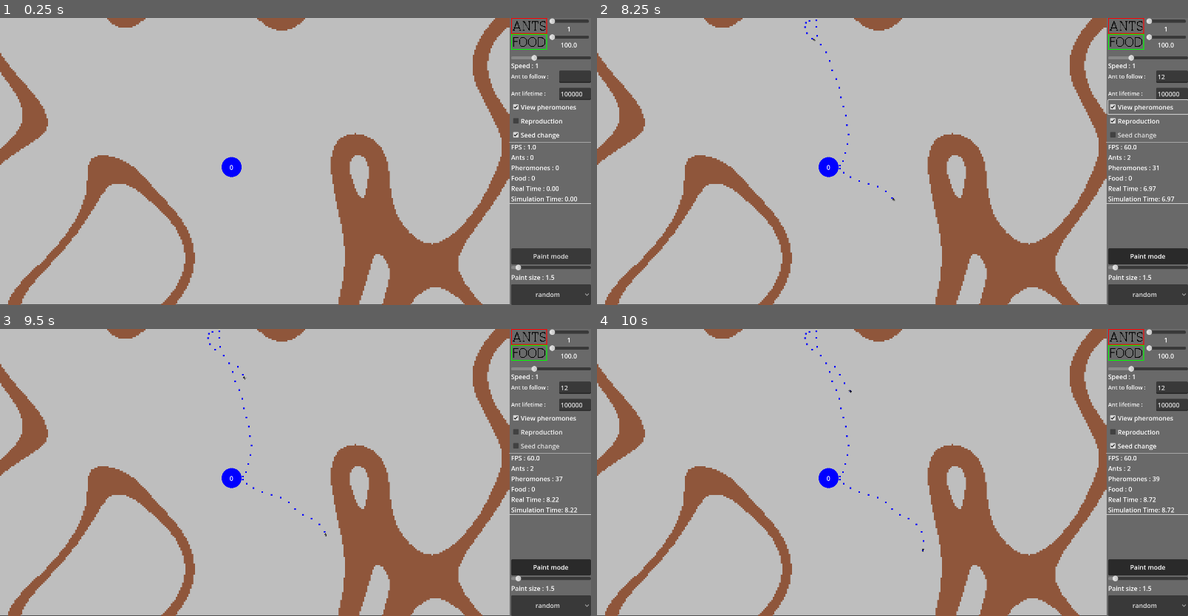
Above: before the commit, frames 1-4 (two rows, left to right).
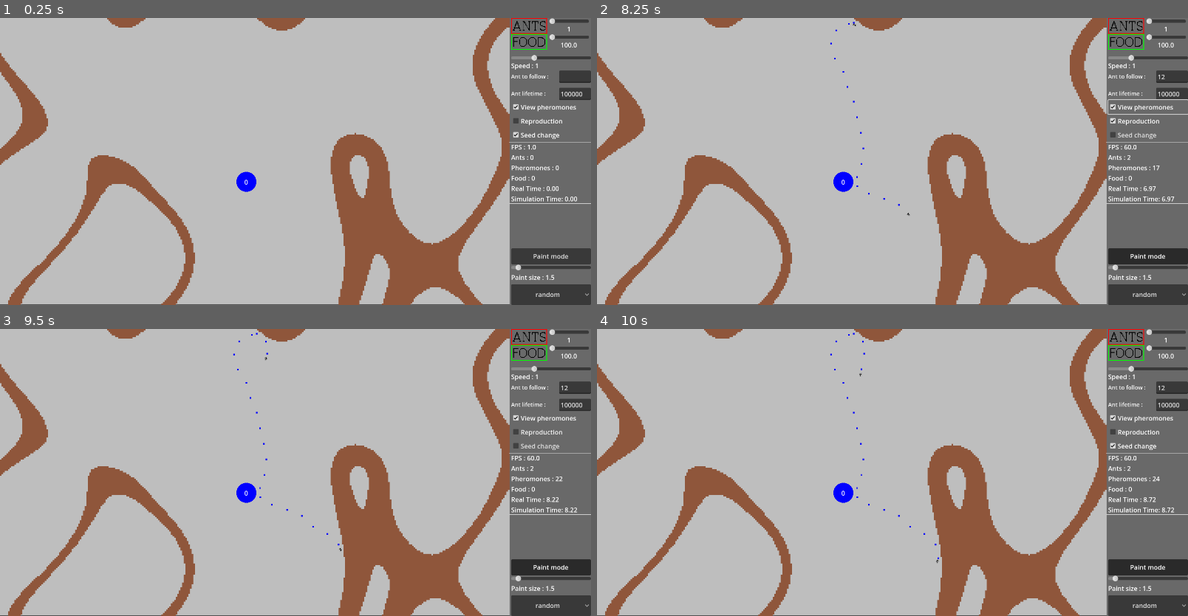
Above: after the commit, the same moments.

Repository: zPrisim/ArtificialAnts
Game: Godot game, scene res://scenes/simulation.tscn
The game is run twice, just before and just after one commit, with the same random seed, the same clock (stepped at 60 frames per second) and the same inputs.
Inputs (mouse positions are in pixels of both pictures, inside the frame that each line leads up to):
- Up to frame 1 (0.25 s): no input
- Up to frame 2 (8.25 s): click (1170, 75) at 0.52 s; type "12" at 0.6 s; click (1128, 26) at 1.25 s; click (1128, 40) at 2 s; click "View pheromones" at 2.75 s; click "Reproduction" at 3.5 s; click "Seed change" at 4.25 s; click "random" at 5 s; click (1128, 26) at 5.75 s; click (1128, 40) at 6.5 s; click "Paint mode" at 7.25 s; click "View pheromones" at 8 s
- Up to frame 3 (9.5 s): click "Reproduction" at 8.75 s
- Up to frame 4 (10 s): click "Seed change" at 9.5 s

The runs differ from the first frame. In frame 1, 0.4% of the frame differs, in the area x 37-44%, y 48-61%; in frame 2, 0.5%; in frame 3, 0.5%; in frame 4, 0.5%, in the area x 35-96%, y 0-82%.

Commit message:
quelques corrections

Diff:
--- a/scenes/ant.tscn
+++ b/scenes/ant.tscn
@@ -1,8 +1,7 @@
-[gd_scene load_steps=13 format=3 uid="uid://dofy51hmfv30v"]
+[gd_scene load_steps=12 format=3 uid="uid://dofy51hmfv30v"]
 
 [ext_resource type="Script" uid="uid://sjew7gcdmvx4" path="res://scripts/ant_movement.gd" id="1_5tacl"]
 [ext_resource type="Texture2D" uid="uid://cm2fytsysmenj" path="res://assets/images/antSprites/ant0.png" id="2_ikowd"]
-[ext_resource type="Script" uid="uid://x8738j3ao3o5" path="res://scripts/antLabel.gd" id="3_acg2n"]
 [ext_resource type="Texture2D" uid="uid://b4j6cly2q73cp" path="res://assets/images/antSprites/ant1.png" id="3_dy442"]
 [ext_resource type="Script" uid="uid://drl21frpukxce" path="res://scripts/antenna.gd" id="4_8svqu"]
 [ext_resource type="Texture2D" uid="uid://dg0a72utfmo3u" path="res://assets/images/antSprites/ant2.png" id="4_vocod"]
@@ -53,24 +52,16 @@
 
 [node name="antSprite" type="AnimatedSprite2D" parent="."]
 unique_name_in_owner = true
+modulate = Color(0, 0, 0, 1)
 texture_filter = 1
 scale = Vector2(0.1, 0.1)
 sprite_frames = SubResource("SpriteFrames_hkm68")
 animation = &"movement"
-frame = 2
-frame_progress = 0.671871
 
 [node name="CollisionShape2D" type="CollisionShape2D" parent="."]
+visible = false
 scale = Vector2(0.75, 0.75)
 shape = SubResource("CapsuleShape2D_5tacl")
-
-[node name="Label" type="Label" parent="."]
-offset_left = -7.0
-offset_top = -11.0
-offset_right = 7.0
-offset_bottom = 12.0
-script = ExtResource("3_acg2n")
-metadata/_edit_use_anchors_ = true
 
 [node name="rightAntenna" type="Area2D" parent="."]
 position = Vector2(13.0093, -10)
@@ -104,11 +95,11 @@
 
 [node name="leftRayCast" type="RayCast2D" parent="."]
 rotation = 0.785398
-target_position = Vector2(-20, 0)
+target_position = Vector2(-10, 0)
 
 [node name="rightRayCast" type="RayCast2D" parent="."]
 rotation = -0.785398
-target_position = Vector2(20, 0)
+target_position = Vector2(10, 0)
 
 [node name="frontRayCast" type="RayCast2D" parent="."]
 scale = Vector2(0.5, 1)
--- a/scenes/food.tscn
+++ b/scenes/food.tscn
@@ -14,7 +14,7 @@
 [node name="foodCollision" type="CollisionShape2D" parent="."]
 shape = SubResource("CircleShape2D_af40f")
 
-[node name="foodSize" type="Label" parent="."]
+[node name="foodLabel" type="Label" parent="."]
 anchors_preset = 8
 anchor_left = 0.5
 anchor_top = 0.5
--- a/scenes/simulation.tscn
+++ b/scenes/simulation.tscn
@@ -46,7 +46,7 @@
 [node name="antHillCollision" type="CollisionShape2D" parent="antHill"]
 shape = SubResource("CircleShape2D_ik8a0")
 
-[node name="antHillFoodNumber" type="Label" parent="antHill"]
+[node name="antHillLabel" type="Label" parent="antHill"]
 anchors_preset = 8
 anchor_left = 0.5
 anchor_top = 0.5
--- a/scripts/antLabel.gd
+++ /dev/null
@@ -1,4 +0,0 @@
-extends Label
-
-#func _ready():
-	#text = str(get_parent().id)
--- a/scripts/ant_movement.gd
+++ b/scripts/ant_movement.gd
@@ -33,7 +33,6 @@
 var acceleration : Vector2
 
 var anthill: Node2D
-var pheromoneSpawnTimeDelay = 0.3
 var pheromoneSpawnTimer: Timer
 var lastPheromone : Pheromone
 
@@ -41,7 +40,7 @@
 var hadFood: bool
 var lastFood : Food
 
-const TIME_TO_UPDATE = 0.05
+var TIME_TO_UPDATE = randf_range(0.04,0.08)
 var updateTimer : Timer
 
 var lifeTime = Settings.antLifeTime
@@ -60,18 +59,22 @@
 	updateTimer = Timer.new()
 	pheromoneSpawnTimer = Timer.new()
 
+	lifeTimer.one_shot = true
 	lifeTimer.connect("timeout", _on_timer_life)
 	updateTimer.connect("timeout", _on_timer_update)
 	pheromoneSpawnTimer.connect("timeout", _onTimerPheromoneSpawnTime)
+	lifeTimer.set_timer_process_callback(Timer.TIMER_PROCESS_PHYSICS)
+	pheromoneSpawnTimer.set_timer_process_callback(Timer.TIMER_PROCESS_PHYSICS)
+	updateTimer.set_timer_process_callback(Timer.TIMER_PROCESS_PHYSICS)
+
 
 	hasFood = false
 	add_child(lifeTimer)
 	add_child(pheromoneSpawnTimer)
 	add_child(updateTimer)
 	lifeTimer.start(lifeTime)
-	pheromoneSpawnTimer.start(pheromoneSpawnTimeDelay)
+	pheromoneSpawnTimer.start(Settings.pheromoneSpawnTimeDelay)
 	updateTimer.start(TIME_TO_UPDATE)
-
 func _on_timer_life():
 	get_parent().toBeDeadAnts.append(self)
 
@@ -142,19 +145,20 @@
 	var avoidForce = Vector2.ZERO
 
 	if leftRayCast.is_colliding() and !rightRayCast.is_colliding():
-		avoidForce += transform.x * 0.1
+		avoidForce += transform.x * 0.5
 	elif rightRayCast.is_colliding() and !leftRayCast.is_colliding():
-		avoidForce -= transform.x * 0.1
+		avoidForce -= transform.x * 0.5
 	elif rightRayCast.is_colliding() and leftRayCast.is_colliding():
-		avoidForce -= transform.y * 0.1
+		avoidForce -= transform.y * 0.5
 
 	return avoidForce
 
 func alignParallelToFrontWall():
+
 	var normal = frontRayCast.get_collision_normal()
 	# calcul d' un vecteur parallèle à l'obstacle
 	var parallelDirection = normal.rotated(PI / 2)  # ratation à 90° pour obtenir une direction parallèle
-	velocity = (parallelDirection * maxSpeed).limit_length(maxSpeed)
+	velocity = (parallelDirection * maxSpeed).limit_length(maxSpeed/2)
 	rotation = get_angle_to(parallelDirection)
 
 
@@ -252,7 +256,7 @@
 		food.foodValue -= 1
 		lastFood = food
 		hasFood = true
-		pathStartPosition = global_position  # Démarrage du trajet de retour
+		pathStartPosition = global_position
 	else:
 		get_parent().foods.erase(food)
 		get_parent().remove_child(food)
@@ -265,10 +269,10 @@
 	hasFood = false
 	currentState = STATE.SEARCHING
 	hill.foodNumber += 1
-	pathStartPosition = global_position  # Démarrage du trajet vers nourriture
-
-
-func TurnAround() -> void: # A modifier, les fourmis se bloquent
+	pathStartPosition = global_position
+
+
+func TurnAround() -> void:
 	# Inverse la direction avec une force marquée
 	desiredDirection = -desiredDirection.normalized()
 	velocity = desiredDirection * maxSpeed * 0.5  # redémarre à moitié de la vitesse max
--- a/scripts/anthill.gd
+++ b/scripts/anthill.gd
@@ -8,6 +8,5 @@
 	add_to_group("antHill")
 	antHillCollision.shape.radius = 22
 
-
 func _draw():
 	draw_circle(Vector2(0,0),antHillCollision.shape.radius + 3,Color.BLUE,true)
--- a/scripts/pheromone.gd
+++ b/scripts/pheromone.gd
@@ -45,7 +45,8 @@
 
 	deathTimer.connect("timeout", _on_timer_deathTime)
 	lifeTimer.connect("timeout", _on_timer_lifeTime)
-
+	deathTimer.set_timer_process_callback(Timer.TIMER_PROCESS_PHYSICS)
+	lifeTimer.set_timer_process_callback(Timer.TIMER_PROCESS_PHYSICS)
 	add_child(lifeTimer)
 	add_child(deathTimer)
 
--- a/scripts/randomMap.gd
+++ b/scripts/randomMap.gd
@@ -6,8 +6,8 @@
 
 func _ready() -> void:
 	if Settings.seedChange:
-		var x = randi_range(20,1260)
-		var y =  randi_range(20,700)
+		var x = randi_range(30,1250)
+		var y =  randi_range(30,690)
 		Settings.antHillPos = Vector2i(x, y)
 	initMapRandom()
 
--- a/scripts/settings.gd
+++ b/scripts/settings.gd
@@ -3,11 +3,11 @@
 enum types {HOME, FOOD}
 
 var antHillPos := Vector2(640,360)
-var defaultFoodSize := 1000
+var defaultFoodSize := 2000
 
 
-var pheromoneSpawnTimeDelay : float = 0.3
-var pheromoneLifeTime : float = 45.0
+var pheromoneSpawnTimeDelay : float = 0.5
+var pheromoneLifeTime : float = 30.0
 var pheromoneBaseValue : float = 10.0
 var pheromoneVisible := true
 
--- a/scripts/simulation.gd
+++ b/scripts/simulation.gd
@@ -40,7 +40,7 @@
 	antTimer = Timer.new()
 
 	antTimer.connect("timeout", _on_timer_check)
-
+	antTimer.set_timer_process_callback(Timer.TIMER_PROCESS_PHYSICS)
 	add_child(antTimer)
 
 	var instMapManager= mapManager.instantiate()
@@ -55,23 +55,6 @@
 			spawnFoodSource(mapSettings[i],Settings.defaultFoodSize)
 
 	antTimer.start(antSpawnTime)
-
-"""
-	instMapPheromoneHome = pheromoneMap.instantiate()
-	instMapPheromoneHome.type = Settings.types.HOME
-
-	add_child(instMapPheromoneHome)
-
-	instMapPheromoneFood = pheromoneMap.instantiate()
-	instMapPheromoneFood.type = Settings.types.FOOD
-	add_child(instMapPheromoneFood)
-"""
-	#spawnFoodSource(Vector2(500,500), 25)
-	#spawnFoodSource(Vector2(50,50), 25)
-	#spawnFoodSource(Vector2(900,300), 25)
-	#spawnFoodSource(Vector2(1100,600), 25)
-
-	#ants_around_anthill(25.0,ant,antNumber,0.0)
 
 func _on_timer_check():
 	var numberToSpawn : int
--- a/scripts/simulation_ui.gd
+++ b/scripts/simulation_ui.gd
@@ -127,17 +127,18 @@
 
 func _draw() -> void:
 	draw_rect(Rect2(1276, 0, 204.0, 720.0), Color.DIM_GRAY, true)
-
+	var mousePos = get_global_mouse_position()
 	if !Settings.isZoomed && Settings.isPaint:
-		var mousePos = get_global_mouse_position()
 		if !get_tree().get_root().get_node("Simulation").canPlaceFood:
 			var paintSize = Settings.mapPaintSize
 			var tileSize = 4
 
 			var radius = paintSize * tileSize
-			if mousePos.x < 1280 - radius:
+			if mousePos.x < 1280 - radius && mousePos.y < 720:
 				if Settings.paintMode:
 					draw_circle(mousePos, radius, Color("#8f563b"))
 					draw_circle(mousePos, radius, Color.BLACK, false)
 				else:
 					draw_circle(mousePos, radius, Color.WHITE, false)
+	if get_tree().get_root().get_node("Simulation").canPlaceFood && mousePos.x < 1280 - 25 && mousePos.y < 720:
+		draw_circle(mousePos, 25, Color.GREEN, true)
Not shown, removed: scripts/antLabel.gd.uid
